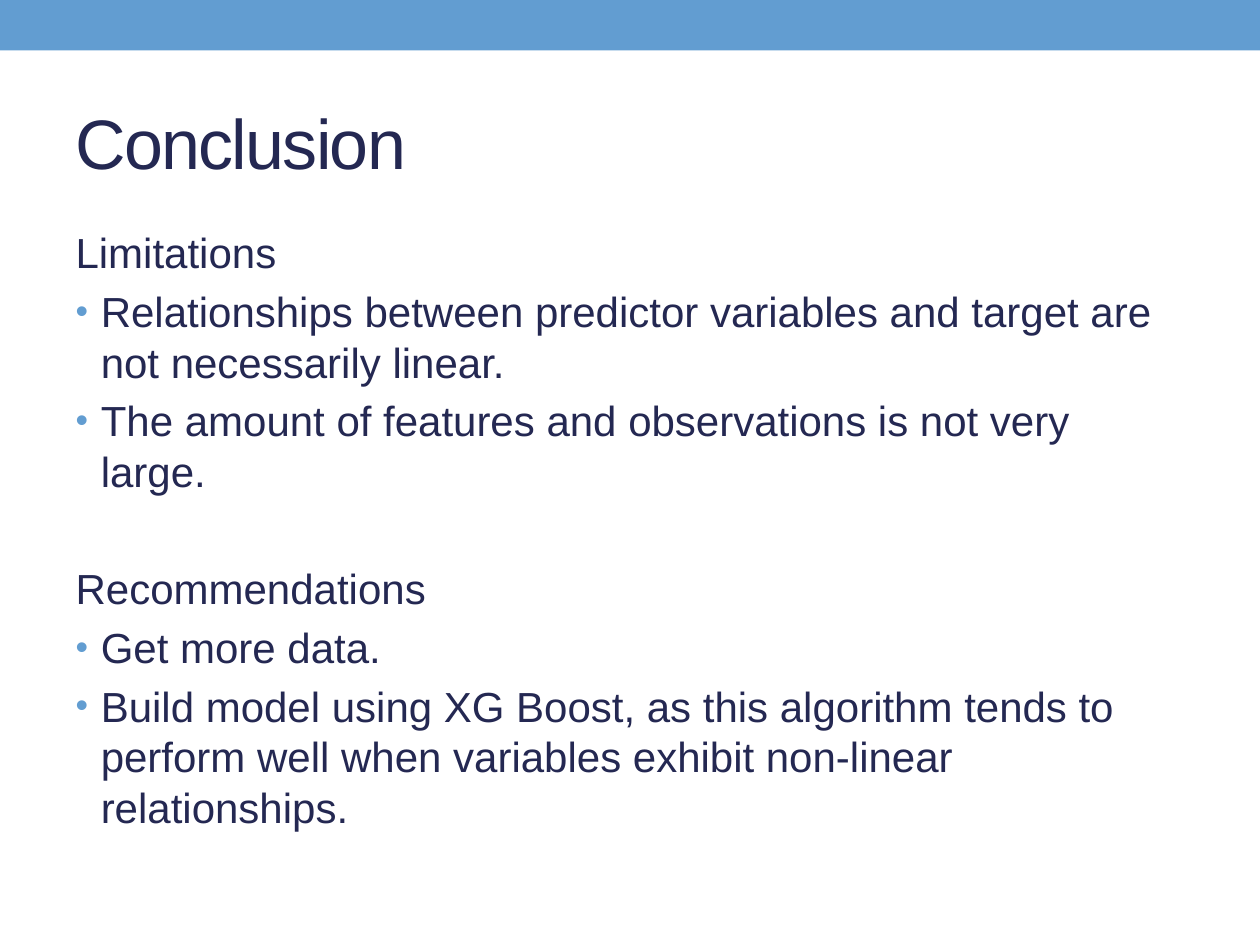
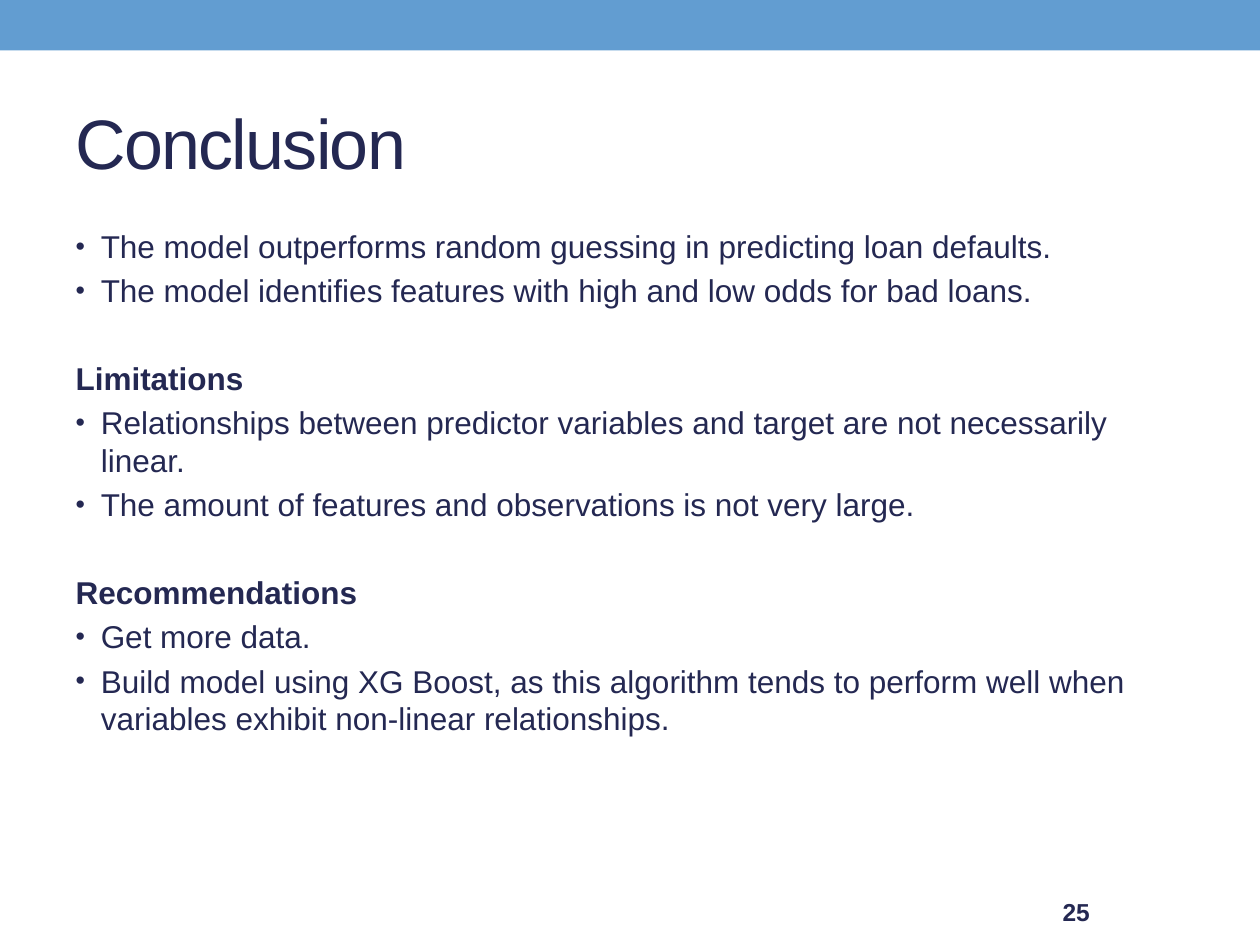
Before and after one commit to Son17/Data-Science-Projects, a slide deck: slide 25 of LG presentation.pptx (slide 27 before the commit). Drawn at 1260x945 pixels with LibreOffice and Linux fonts; fonts in the diff are those of the drawing. Boxes give left, top, right and bottom in pixels: in the first picture for what was removed or moved away, otherwise in the second. Text is boxed around its words. In the diff, an @@ line names an element or a change of style, - is before the commit and + after.

```diff
--- a/LG presentation.pptx
+++ b/LG presentation.pptx
@@ text at (101, 235, 1051, 308): paragraphs added @@
+• The model outperforms random guessing in predicting loan defaults.
+• The model identifies features with high and low odds for bad loans.
@@ text at (76, 367, 1124, 736): size 24 to 18 pt in "Limitations", "Relationships between predictor variables and target are ...", "The amount of features and observations is ...", "Recommendations" and 2 more places; bold on in "Limitations", "Recommendations"; less space between paragraphs; bullet colour #629DD1 to #242852 @@
@@ page number added at (1063, 904, 1090, 922), 14 pt, text #242852, bold @@
+25
```
Also in this commit, not shown: 4 other slides changed, 2 slides removed, 3 other files.
